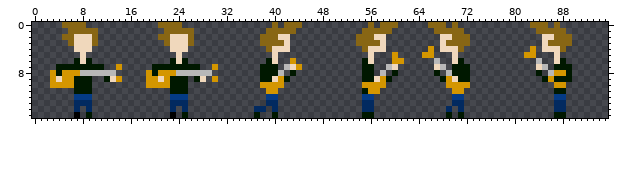
A sprite sheet gets an edit: nils.png. The picture above is the old version.
The file is 96x16 pixels.
The result:
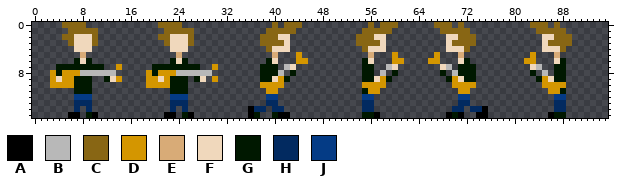
Palette (. is transparent): A #000000  B #b8b8b8  C #886614  D #d49600  E #d8ab77  F #f0d8bc  G #001800  H #022a60  J #043b85
What changed:
y 0: x 66 C -> .; x 69..71 .C. -> C.C
y 1: x 67 C -> .; x 72 . -> C
y 2: x 68 F -> .; x 70 C -> F; x 73 . -> C
y 3: x 68..69 FC -> .F; x 73 . -> C
y 4: x 66 D -> .; x 68 F -> .; x 71..72 C. -> FC; x 83 D -> .
y 5: x 8 F -> E; x 24 F -> E; x 40 F -> E; x 44 . -> D; x 56 F -> E; x 65..67 DD. -> ..D; x 70..71 F. -> .E; x 82 D -> .; x 87 F -> E
y 6: x 43..45 D.. -> .DD; x 66..67 .B -> DD; x 70..72 FG. -> .FG; x 82..84 ..B -> DD.
y 7: x 44 D -> .; x 67..70 FB.G -> .FB.; x 73 . -> G; x 83..85 .FB -> FB.; x 89 G -> .
y 8: x 67..70 G.BG -> .G.B; x 73 . -> G; x 83..89 .G.BDDG -> G.B.GG.
y 9: x 68..71 GDFG -> .GDF; x 73 . -> G; x 84..86 .GD -> GDF; x 89 G -> .
y 10: x 69 D -> .; x 73 . -> D; x 85..86 .. -> DD
y 11: x 70 D -> .; x 72 . -> D; x 86..87 .G -> DD
y 12: x 70 J -> .; x 72 . -> J
y 13: x 70 H -> .; x 72 . -> H
y 14: x 36 . -> A; x 41 . -> H; x 69..70 H. -> .H; x 73..75 ... -> HHA
y 15: x 6 . -> A; x 10 . -> A; x 22 . -> A; x 26 . -> A; x 36 . -> A; x 41..42 .. -> AA; x 57 . -> A; x 69..71 G.G -> AGA; x 74..75 .. -> AA; x 86 . -> A
